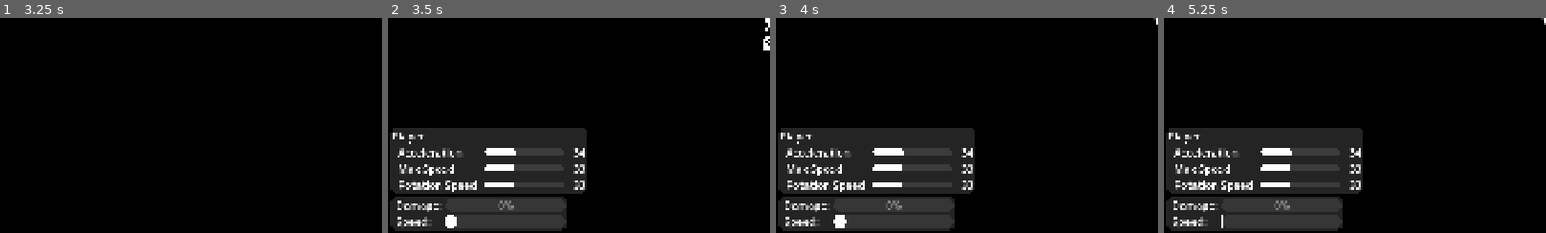
Above: before the commit, frames 1-4 (left to right).
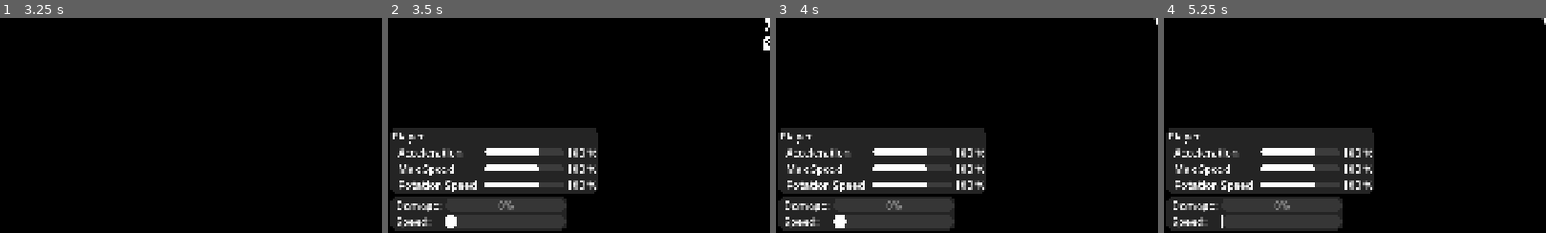
Above: after the commit, the same moments.

Repository: anton2026gamca/avoider
Game: Godot game, scene res://world/main/main.tscn
Two runs of this game, one before a commit and one after it. Both use one fixed random seed, a clock stepped at 60 frames per second and the inputs below.
Inputs:
- Up to frame 1 (3.25 s): hold D (move_right) 0.53-1.28 s; tap Space (shoot) every 0.75 s from 0.6 to 2.85 s; hold S (move_down) 1.28-2.03 s; hold D (move_right) 2.03-2.78 s; tap Enter at 2.75 s; hold W (move_up) from 2.78 s (still down)
- Up to frame 2 (3.5 s): keep holding W (move_up)
- Up to frame 3 (4 s): release W (move_up) at 3.53 s; hold A (move_left) from 3.53 s (still down); tap Space (shoot) at 3.6 s
- Up to frame 4 (5.25 s): tap Space (shoot) at 4.25, 4.35, 5.1 s; tap Enter at 5 s; release A (move_left) at 5.03 s; hold S (move_down) from 5.03 s (still down)
The pictures show only the part of the screen within x 0-50%, y 50-100%; the shares and areas given below are measured in that part.

Frame 1 is identical in both runs. In frame 2, 1.8% of the frame differs, in the area x 33-55%, y 51-82%; in frame 3, 1.8%; in frame 4, 1.8%.

Commit message:
Implement power split menu to work with player

Diff:
--- a/src/ui/power_charge/power_charge_menu/power_split_setting.tscn
+++ b/src/ui/power_charge/power_charge_menu/power_split_setting.tscn
@@ -32,5 +32,16 @@
 clip_contents = true
 custom_minimum_size = Vector2(50, 0)
 layout_mode = 2
+theme = ExtResource("2_j7wlw")
 text = "100"
-horizontal_alignment = 2
+horizontal_alignment = 1
+vertical_alignment = 1
+
+[node name="ValueLabel2" type="Label" parent="MarginContainer/HBoxContainer"]
+unique_name_in_owner = true
+clip_contents = true
+layout_mode = 2
+theme = ExtResource("2_j7wlw")
+text = "%"
+horizontal_alignment = 1
+vertical_alignment = 1
--- a/src/ui/power_charge/power_charge_menu/power_split_setting_data.gd
+++ b/src/ui/power_charge/power_charge_menu/power_split_setting_data.gd
@@ -3,5 +3,5 @@
 
 
 @export var label: String
-@export_range(0, 100) var max_value: float = 100
+@export_range(0, 150) var max_value: float = 100
 @export_range(0, 100) var default_value: float
--- a/src/ui/power_charge/power_charge_menu/power_split_settings_group.gd
+++ b/src/ui/power_charge/power_charge_menu/power_split_settings_group.gd
@@ -12,7 +12,7 @@
 @onready var options_parent: VBoxContainer = %OptionsParent
 const POWER_CHARGE_MENU_OPTION: PackedScene = preload("uid://iyq52j6q4y68")
 
-signal changed(option: String, value: int)
+signal changed(values: Dictionary[String, float])
 
 
 func _ready() -> void:
@@ -30,13 +30,15 @@
 		node.label = option.label
 		node.initial_value = option.default_value
 		node.max_value = option.max_value
+		option_nodes[option] = node
+		options_parent.add_child(node)
 		node.changed.connect(_on_option_changed.bind(node))
-		options_parent.add_child(node)
-		option_nodes[option] = node
 	update()
 
 
 func update(force_keep: PowerSplitSetting = null) -> void:
+	if Engine.is_editor_hint():
+		return
 	var adjust_options: Array[PowerSplitSetting] = []
 	var total: float = 0
 	for option: PowerSplitSettingData in options:
@@ -47,10 +49,11 @@
 		if node == force_keep:
 			continue
 		adjust_options.append(node)
+
 	if len(adjust_options) <= 0:
 		return
-	const target: float = 100.0
-	for i in range(100):
+	var target: float = len(options) * 100.0
+	for i in range(10):
 		for option: PowerSplitSetting in adjust_options:
 			var add: float = max(min(option.value + (target - total), option.max_value), 0) - option.value
 			option.value += add
@@ -58,5 +61,12 @@
 		if total == target:
 			break
 
+	var values: Dictionary[String, float] = {}
+	for option: PowerSplitSettingData in options:
+		if not option in option_nodes:
+			continue
+		values[option.label] = option_nodes[option].value / 100.0
+	changed.emit(values)
+
 func _on_option_changed(option: PowerSplitSetting) -> void:
 	update(option)
--- a/src/ui/power_charge/power_charge_menu/power_split_settings_group.tscn
+++ b/src/ui/power_charge/power_charge_menu/power_split_settings_group.tscn
@@ -7,19 +7,22 @@
 [sub_resource type="Resource" id="Resource_0h05h"]
 script = ExtResource("2_l0x1s")
 label = "Acceleration"
-default_value = 33.0
+max_value = 150.0
+default_value = 100.0
 metadata/_custom_type_script = "uid://b1iyuntwrd4b7"
 
 [sub_resource type="Resource" id="Resource_06nvy"]
 script = ExtResource("2_l0x1s")
 label = "Max Speed"
-default_value = 33.0
+max_value = 150.0
+default_value = 100.0
 metadata/_custom_type_script = "uid://b1iyuntwrd4b7"
 
 [sub_resource type="Resource" id="Resource_6bw3a"]
 script = ExtResource("2_l0x1s")
 label = "Rotation Speed"
-default_value = 33.0
+max_value = 150.0
+default_value = 100.0
 metadata/_custom_type_script = "uid://b1iyuntwrd4b7"
 
 [node name="PowerSplitSettingsGroup" type="VBoxContainer"]
--- a/src/world/main/main.gd
+++ b/src/world/main/main.gd
@@ -12,7 +12,9 @@
 @onready var world: Node2D = %World
 @onready var player: Player = %Player
 @onready var player_ui: MarginContainer = $UI/PlayerUI
+@onready var player_ui_speed_bar: ProgressBar = $UI/PlayerUI/VBoxContainer/Stats/MarginContainer/VBoxContainer/Speed/ProgressBar
 @onready var animation_player: AnimationPlayer = $UI/Countdown/AnimationPlayer
+@onready var player_power_split_group: PowerSplitSettingsGroup = $UI/PlayerUI/VBoxContainer/PanelContainer/MarginContainer/PowerSplitSettingsGroup
 
 var spawn_timer: float = 0.0
 
@@ -53,5 +55,8 @@
 	player_ui.visible = true
 
 
-func _on_power_charge_changed(option: String, value: int) -> void:
-	pass # Replace with function body.
+func _on_power_split_changed(values: Dictionary[String, float], group: String) -> void:
+	if group == "Player" and player:
+		player.acceleration_multiplier = values.get("Acceleration", 1.0)
+		player.max_speed_multiplier = values.get("Max Speed", 1.0)
+		player.rotation_speed_multiplier = values.get("Rotation Speed", 1.0)
--- a/src/world/main/main.tscn
+++ b/src/world/main/main.tscn
@@ -7,7 +7,29 @@
 [ext_resource type="Theme" uid="uid://b6sbn7efkckjc" path="res://assets/themes/main.tres" id="5_lquwl"]
 [ext_resource type="PackedScene" uid="uid://dobipyixkn2og" path="res://ui/power_charge/power_charge_menu/power_split_settings_group.tscn" id="5_qux7x"]
 [ext_resource type="AudioStream" uid="uid://dotdwwscbkxjc" path="res://assets/audio/countdown_1.wav" id="6_b0skj"]
+[ext_resource type="Script" uid="uid://b1iyuntwrd4b7" path="res://ui/power_charge/power_charge_menu/power_split_setting_data.gd" id="7_7qqmt"]
 [ext_resource type="AudioStream" uid="uid://dimmmlrw1mbqr" path="res://assets/audio/countdown_2.wav" id="7_qux7x"]
+
+[sub_resource type="Resource" id="Resource_0h05h"]
+script = ExtResource("7_7qqmt")
+label = "Acceleration"
+max_value = 150.0
+default_value = 100.0
+metadata/_custom_type_script = "uid://b1iyuntwrd4b7"
+
+[sub_resource type="Resource" id="Resource_06nvy"]
+script = ExtResource("7_7qqmt")
+label = "Max Speed"
+max_value = 150.0
+default_value = 100.0
+metadata/_custom_type_script = "uid://b1iyuntwrd4b7"
+
+[sub_resource type="Resource" id="Resource_w7m80"]
+script = ExtResource("7_7qqmt")
+label = "Rotation Speed"
+max_value = 150.0
+default_value = 100.0
+metadata/_custom_type_script = "uid://b1iyuntwrd4b7"
 
 [sub_resource type="StyleBoxFlat" id="StyleBoxFlat_qux7x"]
 bg_color = Color(0.14, 0.14, 0.14, 1)
@@ -328,6 +350,7 @@
 
 [node name="PowerSplitSettingsGroup" parent="UI/PlayerUI/VBoxContainer/PanelContainer/MarginContainer" instance=ExtResource("5_qux7x")]
 layout_mode = 2
+options = Array[ExtResource("7_7qqmt")]([SubResource("Resource_0h05h"), SubResource("Resource_06nvy"), SubResource("Resource_w7m80")])
 
 [node name="Stats" type="PanelContainer" parent="UI/PlayerUI/VBoxContainer"]
 layout_mode = 2
@@ -445,4 +468,4 @@
 [node name="Start" type="AudioStreamPlayer" parent="UI/Countdown"]
 stream = ExtResource("7_qux7x")
 
-[connection signal="changed" from="UI/PlayerUI/VBoxContainer/PanelContainer/MarginContainer/PowerSplitSettingsGroup" to="." method="_on_power_charge_changed"]
+[connection signal="changed" from="UI/PlayerUI/VBoxContainer/PanelContainer/MarginContainer/PowerSplitSettingsGroup" to="." method="_on_power_split_changed" binds= ["Player"]]
--- a/src/world/player/player.gd
+++ b/src/world/player/player.gd
@@ -3,10 +3,28 @@
 
 
 @export_group("Movement")
-@export var thrust: float = 400.0
-@export var slow_down_rate: float = 400.0
-@export var max_speed: float = 1000.0
-@export var rotation_speed: float = 3.0
+@export var full_acceleration: float = 400.0
+var acceleration_multiplier: float = 1.0
+var acceleration: float = 400.0:
+	set(value): return
+	get: return full_acceleration * acceleration_multiplier
+
+@export var full_max_speed: float = 1000.0
+var max_speed_multiplier: float = 1.0:
+	set(value):
+		max_speed_multiplier = value
+		speed_bar.max_value = max_speed
+	get: return max_speed_multiplier
+var max_speed: float = 1000.0:
+	set(value): return
+	get: return full_max_speed * max_speed_multiplier
+
+@export var full_rotation_speed: float = 3.0
+var rotation_speed_multiplier: float = 1.0
+var rotation_speed: float = 3.0:
+	set(value): return
+	get: return full_rotation_speed * rotation_speed_multiplier
+
 @export var collision_damping: float = 0.5
 @export var collision_push_force: float = 0.5
 @onready var acceleration_particles: CPUParticles2D = $AccelerationParticles
@@ -27,11 +45,11 @@
 func _ready() -> void:
 	speed_bar.max_value = max_speed
 
-
 func _physics_process(delta: float) -> void:
 	handle_movement(delta)
 	if Input.is_action_just_pressed("shoot"):
 		shoot()
+
 
 func handle_movement(delta: float) -> void:
 	var turn_dir: float = 0
@@ -41,16 +59,13 @@
 		turn_dir += 1
 	rotation += turn_dir * rotation_speed * delta
 
-	var accel: float = 0
 	if Input.is_action_pressed("move_up"):
-		accel += thrust
-	if accel != 0:
-		velocity += Vector2.UP.rotated(rotation) * accel * delta
+		velocity += Vector2.UP.rotated(rotation) * acceleration * delta
 		acceleration_particles.emitting = true
 	else:
 		acceleration_particles.emitting = false
 	if Input.is_action_pressed("move_down"):
-		velocity = velocity.move_toward(Vector2.ZERO, slow_down_rate * delta)
+		velocity = velocity.move_toward(Vector2.ZERO, acceleration * delta)
 	if velocity.length() > max_speed:
 		velocity = velocity.normalized() * max_speed
 	speed = velocity.length()
Not shown: 1 places in src/world/main/main.tscn that only renumber resources
